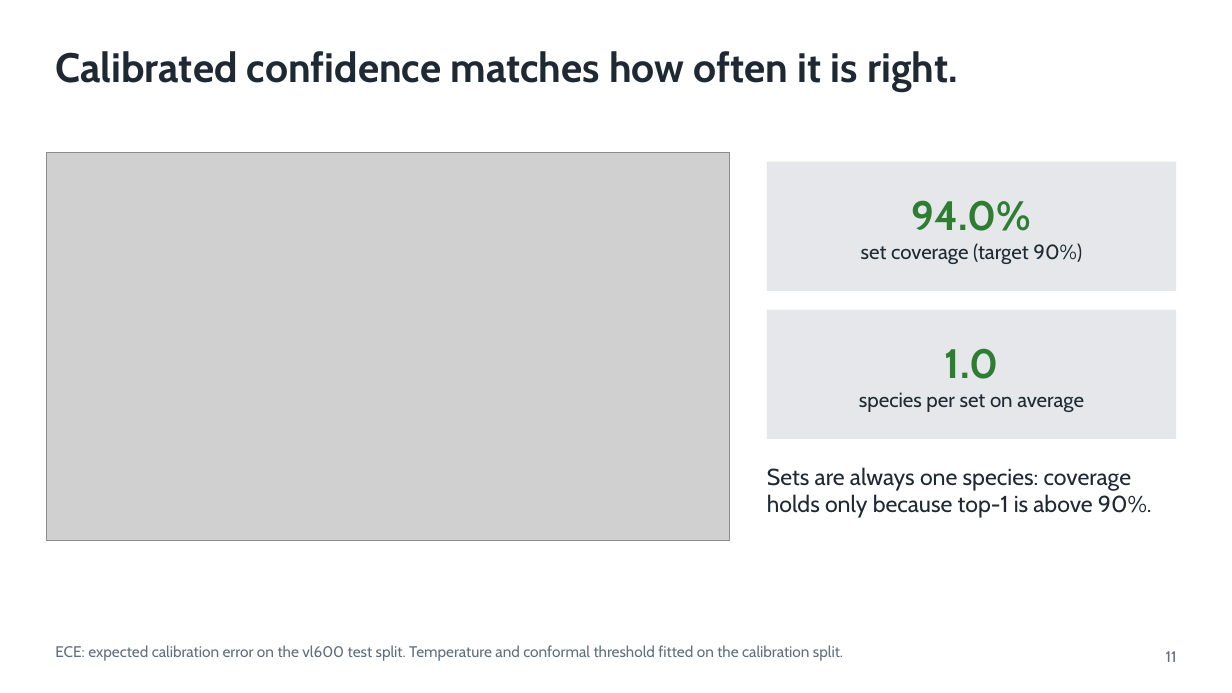
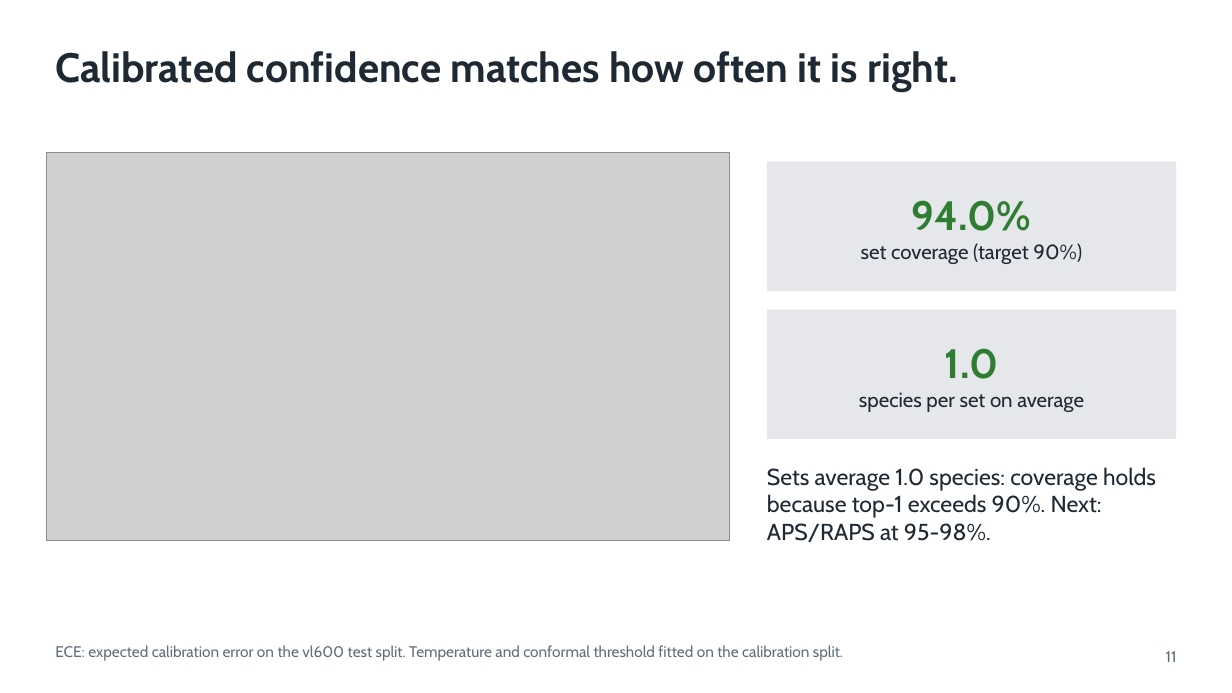
Before and after one commit to shadowBit01/Plant-Classifier-model, a slide deck: slide 11 of pitch/VanaLens.pptx. Drawn at 1232x693 pixels with LibreOffice and Linux fonts; fonts in the diff are those of the drawing; grey boxes stand for pictures. Boxes give left, top, right and bottom in pixels: in the first picture for what was removed or moved away, otherwise in the second. Text is boxed around its words. In the diff, an @@ line names an element or a change of style, - is before the commit and + after.

```diff
--- a/pitch/VanaLens.pptx
+++ b/pitch/VanaLens.pptx
@@ text at (x1=767, y1=467, x2=1156, y2=542): text changed @@
-Sets are always one species: coverage holds only because top-1 is above 90%.
+Sets average 1.0 species: coverage holds because top-1 exceeds 90%. Next: APS/RAPS at 95-98%.
```
Also in this commit, not shown: 8 other slides changed, 17 other files.
